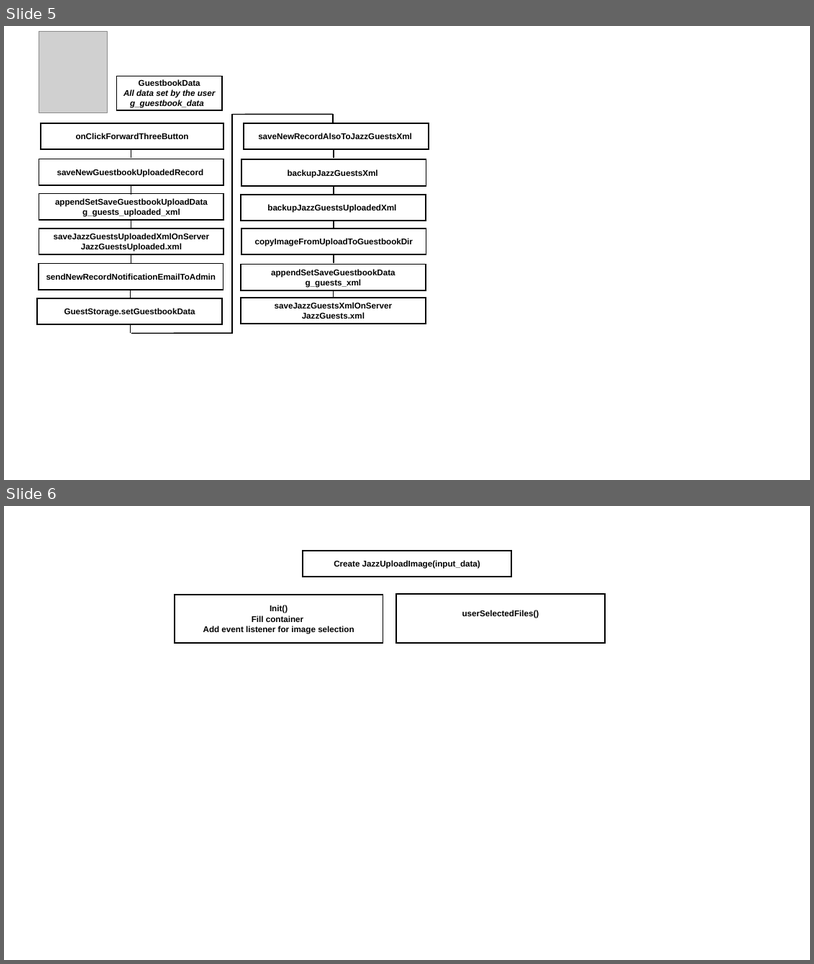
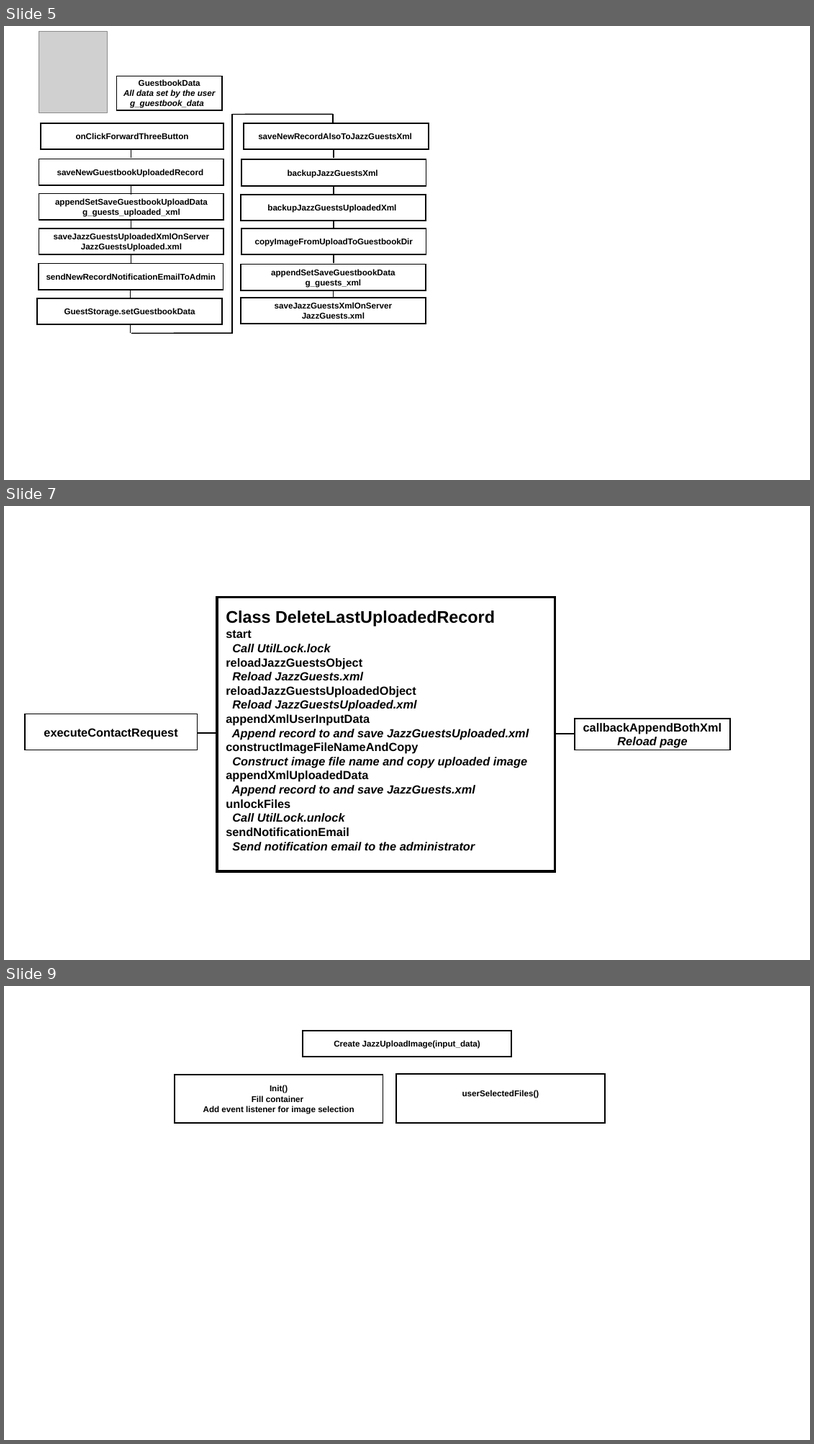
Before and after one commit to JazzLiveAarau/WwwGuestbook, a slide deck: Description/JazzGuestsUpload.pptx. Shown one above the other, each under a label of ours: slides 5 and 6 before the commit, slides 5, 7 and 9 after it; the slides between them are not shown. The pictures are 814x964 and 814x1444 pixels, drawn with LibreOffice and Linux fonts; fonts in the diff are those of the drawing; grey boxes stand for pictures. Boxes give left, top, right and bottom in pixels: in the first picture for what was removed or moved away, otherwise in the second. Text is boxed around its words. In the diff, an @@ line names an element or a change of style, - is before the commit and + after.

Commit message:
Bug image path for uploaded fixed

```diff
--- a/Description/JazzGuestsUpload.pptx
+++ b/Description/JazzGuestsUpload.pptx
@@ slide 7 added at (x1=4, y1=506, x2=810, y2=960), background #FFFFFF @@
@@ rectangle added at (x1=218, y1=597, x2=556, y2=871), outline #000000 3 pt @@
@@ text added at (x1=226, y1=610, x2=529, y2=850), 14 pt, text #000000, bold, italic @@
+Class DeleteLastUploadedRecord
+start
+Call UtilLock.lock
+reloadJazzGuestsObject
+Reload JazzGuests.xml
+reloadJazzGuestsUploadedObject
+Reload JazzGuestsUploaded.xml
+appendXmlUserInputData
+Append record to and save JazzGuestsUploaded.xml
+constructImageFileNameAndCopy
+Construct image file name and copy uploaded image
+appendXmlUploadedData
+Append record to and save JazzGuests.xml
+unlockFiles
+Call UtilLock.unlock
+sendNotificationEmail
+Send notification email to the administrator
@@ rectangle added at (x1=25, y1=713, x2=197, y2=750), outline #000000 1.5 pt, 14 pt, text #000000, bold @@
+executeContactRequest
@@ rectangle added at (x1=575, y1=718, x2=730, y2=750), outline #000000 1.5 pt, 14 pt, text #000000, bold @@
+callbackAppendBothXml
+Reload page
@@ line added from (218, 733) to (198, 733), #000000 1.25 pt @@
@@ line added from (575, 734) to (555, 734), #000000 1.25 pt @@
@@ what was slide 6 is now slide 9 @@
```
Also in this commit, not shown: 2 other slides added, 3 other files.
